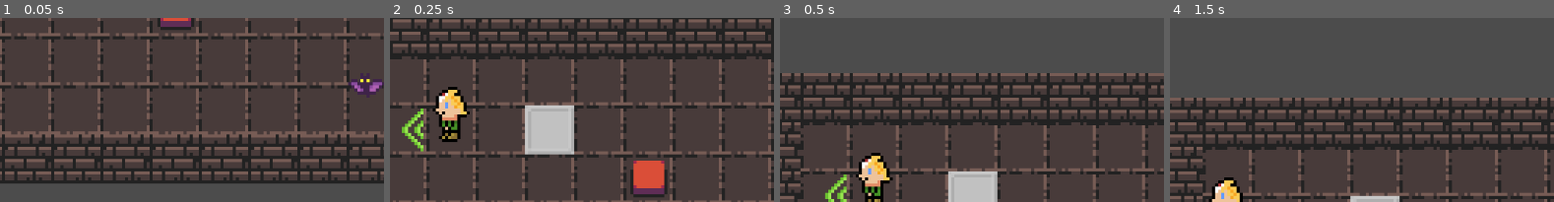
Above: before the commit, frames 1-4 (left to right).
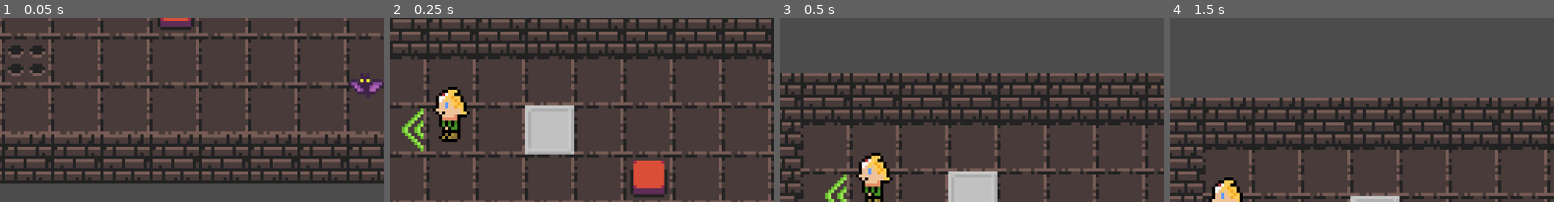
Above: after the commit, the same moments.

Repository: epicfarmer/gmtk2023
Game: Godot game, scene res://test.tscn
Same seed, same stepped clock (60 frames per second), same inputs: the game is played once before the commit and once after it. This scene is started directly instead of the project's main scene.
Inputs (mouse positions are % of the whole screen's width and height, from its top left):
- Up to frame 1 (0.05 s): no input
- Up to frame 2 (0.25 s): no input
- Up to frame 3 (0.5 s): no input
- Up to frame 4 (1.5 s): tap Enter at 0.5 s; move the mouse to (71, 31) at 0.52 s; hold Right (right) 0.53-1.28 s; click (71, 31) at 0.67 s; move the mouse to (28, 44) at 1.27 s; hold Down (down) from 1.28 s (still down)
The pictures show only the part of the screen within x 20-70%, y 50-100%; the shares and areas given below are measured in that part.

The runs differ from the first frame. In frame 1, 0.8% of the frame differs, in the area x 2-12%, y 14-32%; in frame 2, nothing differs; in frame 3, nothing differs; in frame 4, nothing differs.

Commit message:
spike trap

Diff:
--- /dev/null
+++ b/Trap.tscn
@@ -0,0 +1,21 @@
+[gd_scene load_steps=4 format=2]
+
+[ext_resource path="res://images/0x72_DungeonTilesetII_v1.6.png" type="Texture" id=1]
+[ext_resource path="res://scripts/Trap.gd" type="Script" id=2]
+
+[sub_resource type="RectangleShape2D" id=4]
+extents = Vector2( 8, 8 )
+
+[node name="Trap" type="Area2D"]
+position = Vector2( 88, 56 )
+script = ExtResource( 2 )
+
+[node name="Sprite" type="Sprite" parent="."]
+texture = ExtResource( 1 )
+hframes = 32
+vframes = 32
+frame = 385
+
+[node name="Hitbox" type="CollisionShape2D" parent="."]
+scale = Vector2( 0.8, 0.8 )
+shape = SubResource( 4 )
--- /dev/null
+++ b/scripts/Trap.gd
@@ -0,0 +1,14 @@
+extends Area2D
+
+onready var sprite = $Sprite
+
+func _ready():
+	self.connect("body_entered", self, "_on_Hitbox_body_entered")
+	self.connect("body_exited", self, "_on_Hitbox_body_exited")
+
+func _on_Hitbox_body_entered(_body):
+	sprite.set_frame(388)
+	_body.take_damage()
+
+func _on_Hitbox_body_exited(_body):
+	sprite.set_frame(385)
--- a/test.tscn
+++ b/test.tscn
@@ -10,7 +10,7 @@
 [ext_resource path="res://MonsterSwitch.tscn" type="PackedScene" id=8]
 [ext_resource path="res://Pit.tscn" type="PackedScene" id=9]
 [ext_resource path="res://scripts/Camera.gd" type="Script" id=10]
-[ext_resource path="res://scripts/monster.gd" type="Script" id=11]
+[ext_resource path="res://Trap.tscn" type="PackedScene" id=11]
 
 [sub_resource type="ConvexPolygonShape2D" id=1]
 points = PoolVector2Array( 16, 16, 0, 16, 0, 0, 16, 0 )
@@ -380,6 +380,9 @@
 [node name="Switch" parent="DoorAndSwitch" instance=ExtResource( 6 )]
 position = Vector2( 40.4054, 56 )
 
+[node name="Trap" parent="." instance=ExtResource( 11 )]
+position = Vector2( 56, 88 )
+
 [node name="DoorAndSwitch2" parent="." instance=ExtResource( 2 )]
 position = Vector2( 160, 16 )
 
@@ -387,21 +390,17 @@
 
 [node name="RunAwayMonster" parent="DoorAndSwitch2/Switch" instance=ExtResource( 7 )]
 position = Vector2( -1, -16 )
-script = ExtResource( 11 )
 
 [node name="RunAwayMonster2" parent="DoorAndSwitch2/Switch" instance=ExtResource( 7 )]
 position = Vector2( 0, 15 )
-script = ExtResource( 11 )
 
 [node name="hero" parent="." groups=["Heroes"] instance=ExtResource( 4 )]
 
 [node name="Monster" parent="." instance=ExtResource( 3 )]
 position = Vector2( 167, 103 )
-script = ExtResource( 11 )
 
 [node name="RunAwayMonster" parent="." instance=ExtResource( 7 )]
 position = Vector2( 168, 72 )
-script = ExtResource( 11 )
 
 [node name="StaticBody2D" parent="." instance=ExtResource( 9 )]
 position = Vector2( 72, 56 )
@@ -422,7 +421,7 @@
 collision_mask = 512
 
 [node name="CollisionShape2D" type="CollisionShape2D" parent="RoomColliders/Room 1"]
-position = Vector2( 53.5, 72.5 )
+position = Vector2( 54, 72 )
 shape = SubResource( 4 )
 
 [node name="Room 2" type="Area2D" parent="RoomColliders"]
